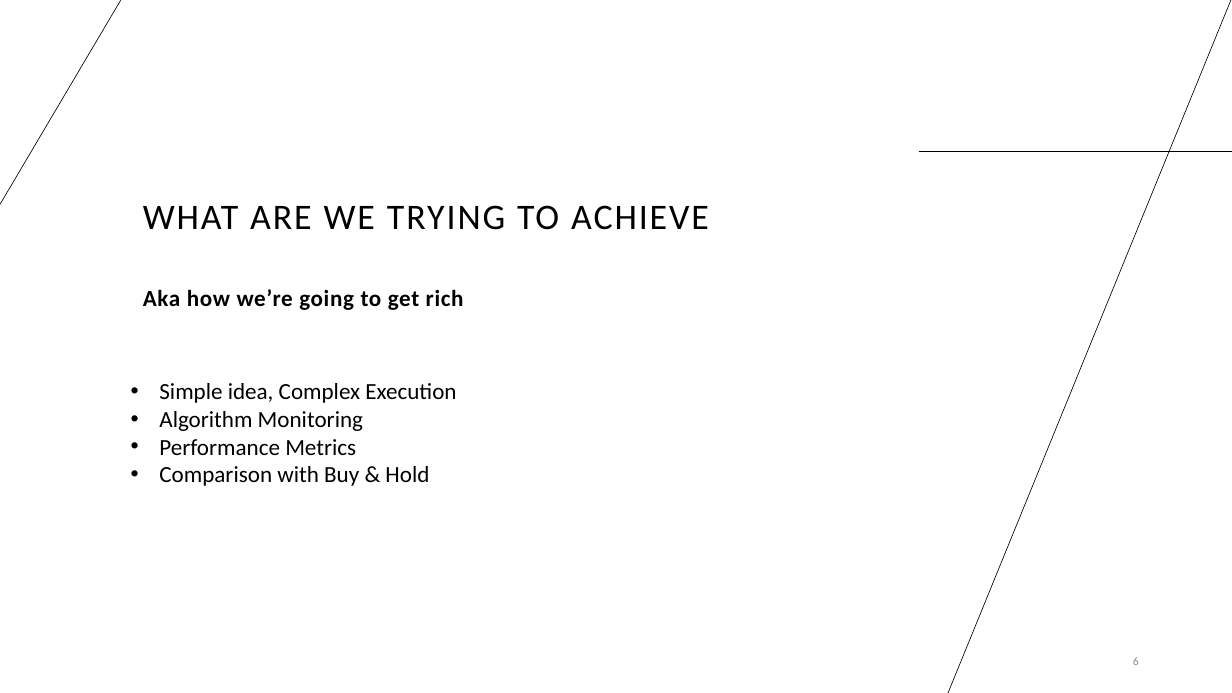
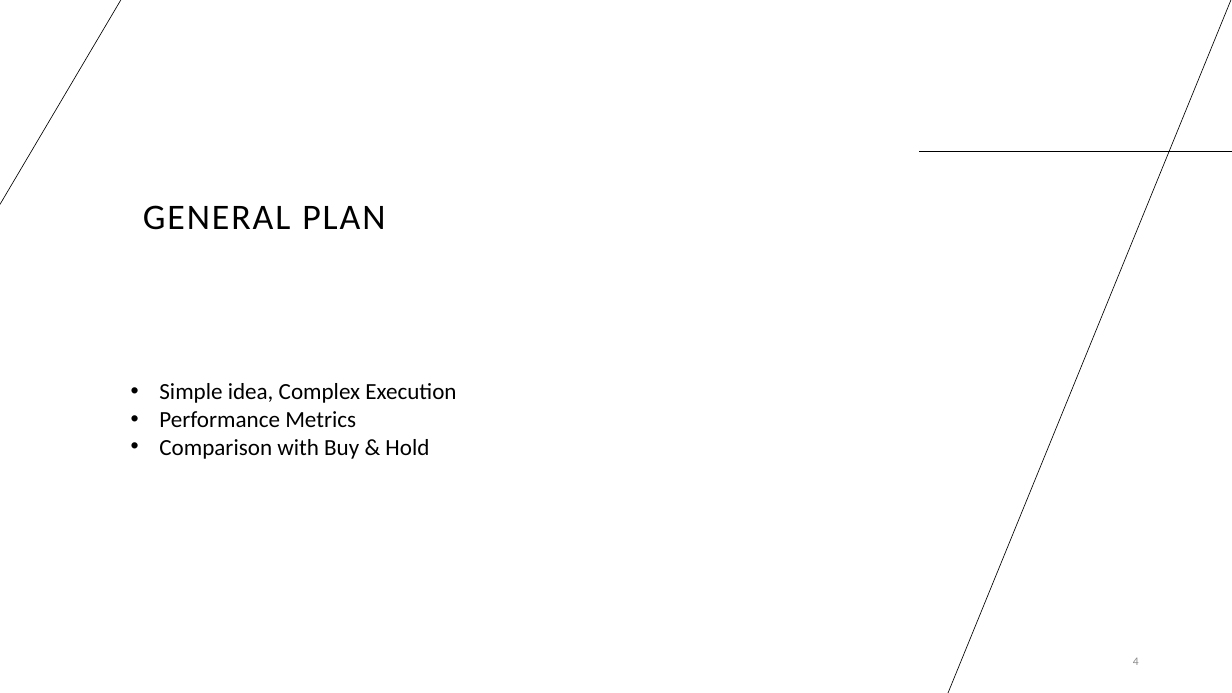
Before and after one commit to HillelCharbit/Trading-Algorithm-Project---google-trends, a slide deck: slide 4 of presentation/Google Trends as a Sentiment Indicator in Algorithmic - less verbal.pptx (slide 6 before the commit). Drawn at 1232x693 pixels with LibreOffice and Linux fonts; fonts in the diff are those of the drawing. Boxes give left, top, right and bottom in pixels: in the first picture for what was removed or moved away, otherwise in the second. Text is boxed around its words. In the diff, an @@ line names an element or a change of style, - is before the commit and + after.

```diff
--- a/presentation/Google Trends as a Sentiment Indicator in Algorithmic - less verbal.pptx
+++ b/presentation/Google Trends as a Sentiment Indicator in Algorithmic - less verbal.pptx
@@ title at box(143, 205, 385, 230): text changed @@
-WHAT ARE WE TRYING TO ACHIEVE
+GENERAL PLAN
@@ text removed at box(143, 289, 464, 310) @@
-Aka how we’re going to get rich
@@ text at box(159, 411, 363, 431): paragraph removed @@
-• Algorithm Monitoring
@@ page number at box(1133, 658, 1139, 665): text changed @@
-6
+4
```
Also in this commit, not shown: 4 other slides changed, 2 slides added, 4 slides removed, 3 other files.
